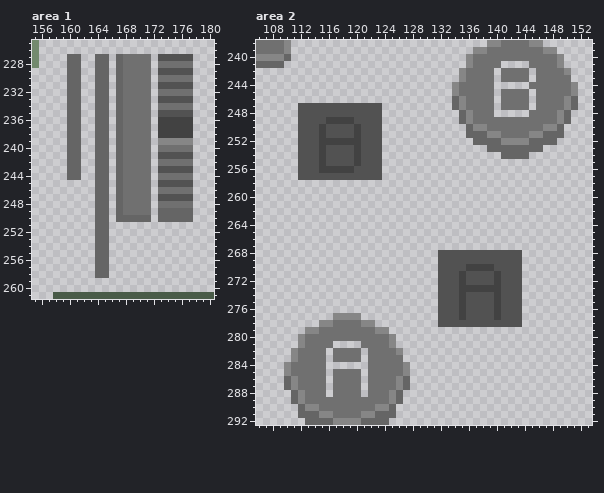
Two states of a pixel-art file, source-assets/nissy-girl-iteration.aseprite. Above: the version before the commit.
400x800 pixels, 1 frame. Colours within 5 levels of each other are drawn and written as one. Shown: area 1: x 155..180, y 225..261; area 2: x 106..153, y 238..292. The commit also changed other parts of the picture, which this record leaves out.
New version:
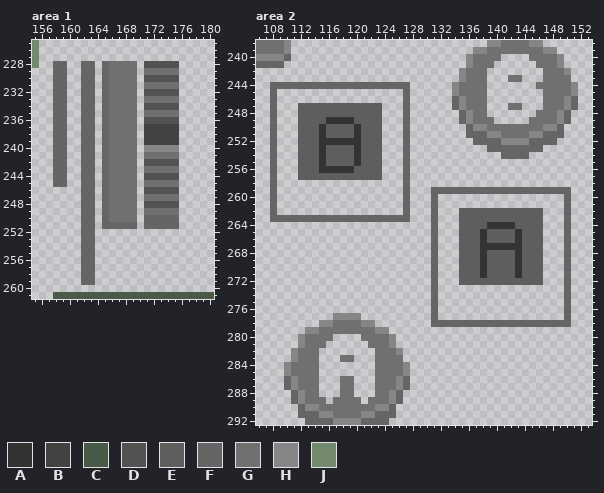
Palette (. is transparent): A #333333  B #424242  C #495b48  D #525252  E #5e5e5e  F #656565  G #707070  H #868686  J #738a6e
Changes in this commit:
Changed rows in their new state; - is an unchanged pixel.
Area 1:
first column x 158:
227 --..--..-.....-.....
228 FF..FF.-GG--.DDDDD..
229 FF..FF.-GG--.-GGGG..
230 FF..FF.-GG--.DDDDD..
231 FF..FF.-GG--.-GGGG..
232 FF..FF.-GG--.DDDDD..
233 FF..FF.-GG--.-GGGG..
234 FF..FF.-GG--.DDDDD..
235 FF..FF.-GG--.-GGGG..
236 FF..FF.-GG--.DDDDD..
237 FF..FF.-GG--.BB---..
238 FF..FF.-GG--.BB---..
239 FF..FF.-GG--.BBBBB..
240 FF..FF.-GG--.HHHHH..
241 FF..FF.-GG--.-GGGG..
242 FF..FF.-GG--.DDDDD..
243 FF..FF.-GG--.-GGGG..
244 FF..FF.-GG--.DDDDD..
245 FF--FF.-GG--.-GGGG..
246 ----FF.-GG--.DDDDD..
247 ----FF.-GG--.-GGGG..
248 ----FF.-GG--.DDDDD..
249 ----FF.-GG--.-GGGG..
250 ----FF.-GGGG.-F---..
251 ----FF.-FFFF-FFFFF--
252 ----FF..------------
253 ----FF..------------
254 ----FF..------------
255 ----FF..------------
256 ----FF..------------
257 ----FF..------------
258 ----FF..------------
259 ----FF--------------
Area 2:
first column x 108:
240 ---------------------------------....------
241 --------------------------------.----.-----
242 -------------------------------.-....-.----
243 -------------------------------.-.--.-.----
244 FFFFFFFFFFFFFFFFFFFF-----------.-----.-----
245 F------------------F-----------.-....-.----
246 F------------------F-----------.-....-.----
247 F---EEEEEEEEEEEE---F-----------.-.--.-.----
248 F---EEEEEEEEEEEE---F-----------.-----.-----
249 F---EEEEAAAAEEEE---F------------.....------
250 F---EEEAEEEEAEEE---F-----------------------
251 F---EEEAEEEEAEEE---F-----------------------
252 F---EEEAAAAAAEEE---F-----------------------
253 F---EEEAEEEEAEEE---F-----------------------
254 F---EEEAEEEEAEEE---F-----------------------
255 F---EEEAEEEEAEEE---F-----------------------
256 F---EEEAAAAAEEEE---F-----------------------
257 F---EEEEEEEEEEEE---F-----------------------
258 F------------------F-----------------------
259 F------------------F---FFFFFFFFFFFFFFFFFFFF
260 F------------------F---F------------------F
261 F------------------F---F------------------F
262 F------------------F---F---EEEEEEEEEEEE---F
263 FFFFFFFFFFFFFFFFFFFF---F---EEEEEEEEEEEE---F
264 -----------------------F---EEEEAAAAEEEE---F
265 -----------------------F---EEEAEEEEAEEE---F
266 -----------------------F---EEEAEEEEAEEE---F
267 -----------------------F---EEEAAAAAAEEE---F
268 -----------------------F...EEEAEEEEAEEE---F
269 -----------------------F...EEEAEEEEAEEE---F
270 -----------------------F...EEEAEEEEAEEE---F
271 -----------------------F...EEEAEEEEAEEE---F
272 -----------------------F...EEEEEEEEEEEE---F
273 -----------------------F............------F
274 -----------------------F............------F
275 -----------------------F............------F
276 -----------------------F............------F
277 -----------------------F............------F
278 -----------------------FFFFFFFFFFFFFFFFFFFF
280 ---------....------------------------------
281 --------.----.-----------------------------
282 -------.-....-.----------------------------
283 -------.-.--.-.----------------------------
284 -------.------.----------------------------
285 -------.-....-.----------------------------
286 -------.-.--.-.----------------------------
287 -------.-.--.-.----------------------------
288 -------.-.--.-.----------------------------
289 --------.----.-----------------------------
Pixel boxes of the changes (left, top, right, bottom) in both pictures:
changed: (53, 54, 193, 285)
changed: (270, 54, 571, 327)
erased: (319, 334, 375, 404)
